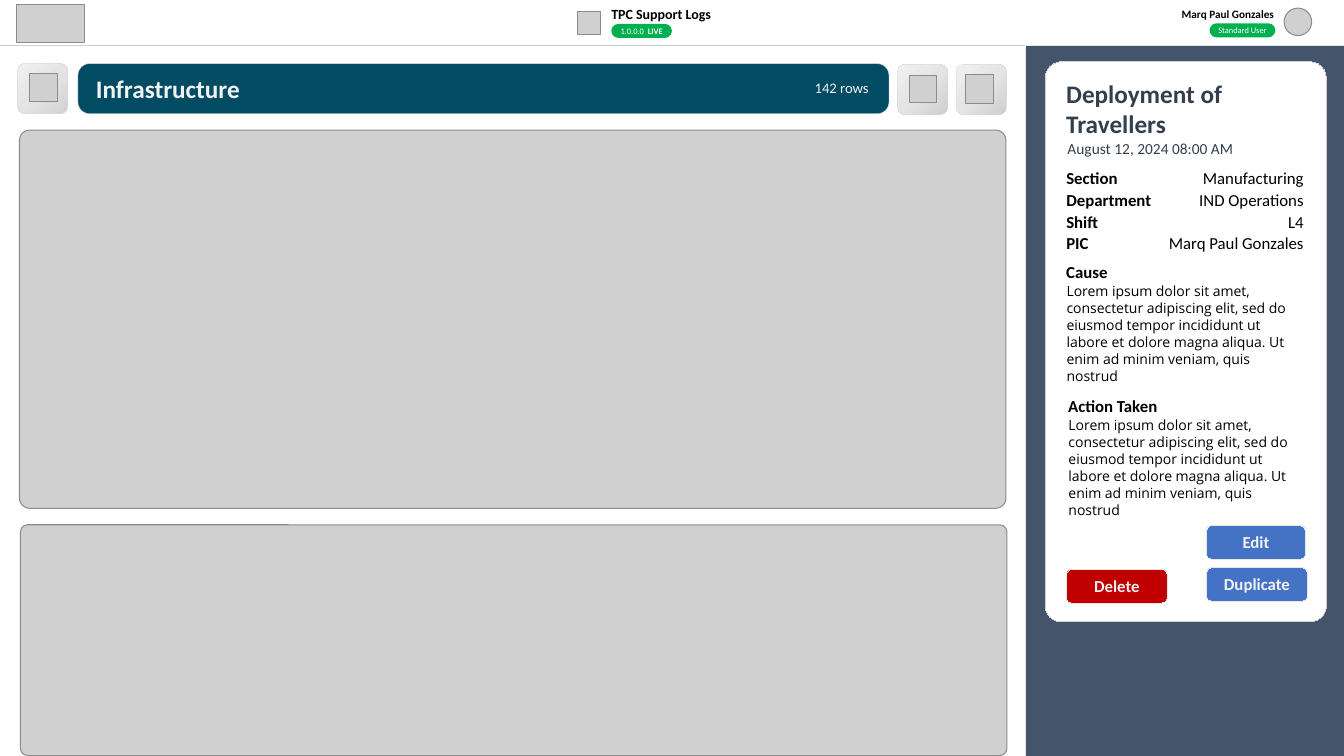
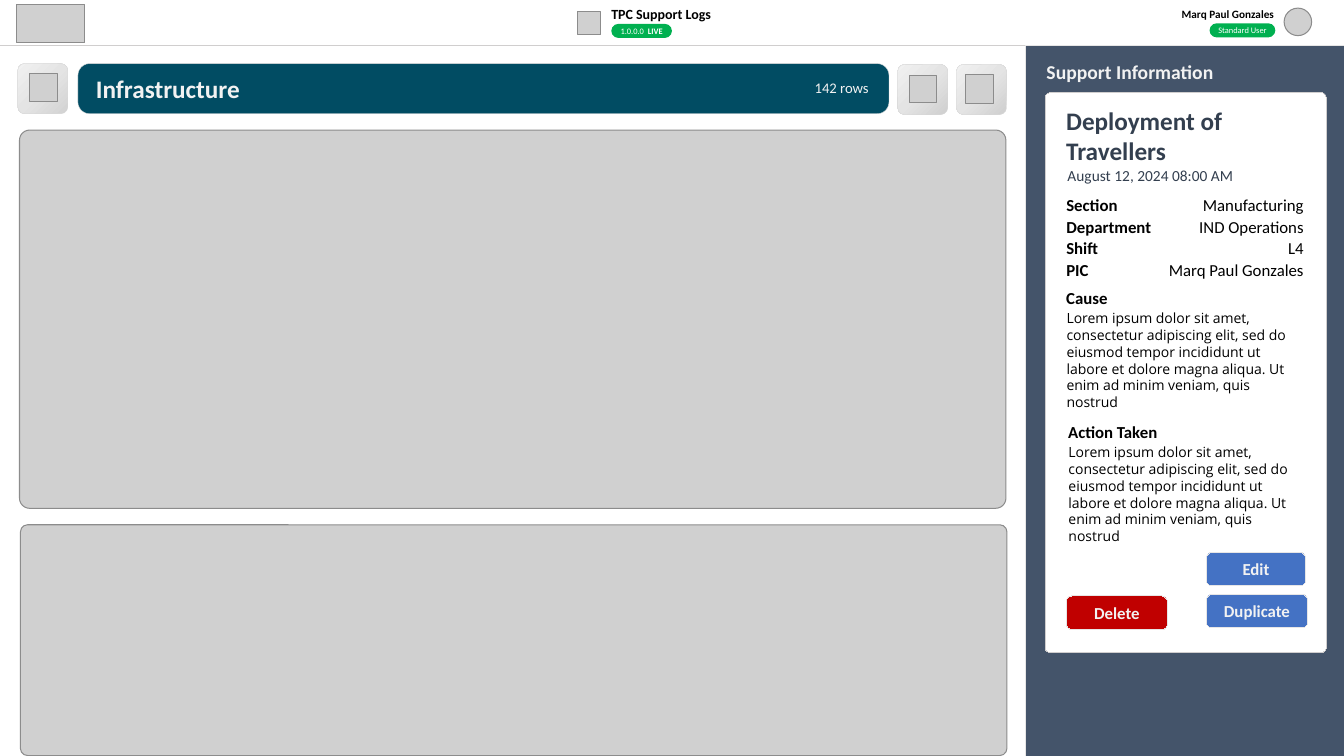
Before and after one commit to markyupol/src-isd-support-logs-manager, a slide deck: slide 3 of Docs/User Interface.pptx. Drawn at 1344x756 pixels with LibreOffice and Linux fonts; fonts in the diff are those of the drawing; grey boxes stand for pictures; background and template pictures are left out. Boxes give left, top, right and bottom in pixels: in the first picture for what was removed or moved away, otherwise in the second. Text is boxed around its words. In the diff, an @@ line names an element or a change of style, - is before the commit and + after.

```diff
--- a/Docs/User Interface.pptx
+++ b/Docs/User Interface.pptx
@@ rounded rectangle added at [1036, 55, 1271, 90], 14 pt, text #F2F2F2, bold @@
+Support Information
@@ rounded rectangle: place and size @@
-rounded rectangle at [1046, 62, 1327, 622]
+rounded rectangle at [1046, 93, 1327, 653]
@@ rounded rectangle at [1046, 93, 1327, 653]: proportions changed @@
@@ 6 texts, 2 rounded rectangles, 1 table: place and size @@
-6 texts, 2 rounded rectangles, 1 table at [1066, 85, 1308, 604]
+6 texts, 2 rounded rectangles, 1 table at [1066, 112, 1308, 630]
@@ rounded rectangle "Edit": place and size @@
-rounded rectangle "Edit" at [1207, 525, 1306, 560]
+rounded rectangle "Edit" at [1207, 553, 1306, 587]
```
Also in this commit, not shown: 2 other slides changed, 7 other files.
